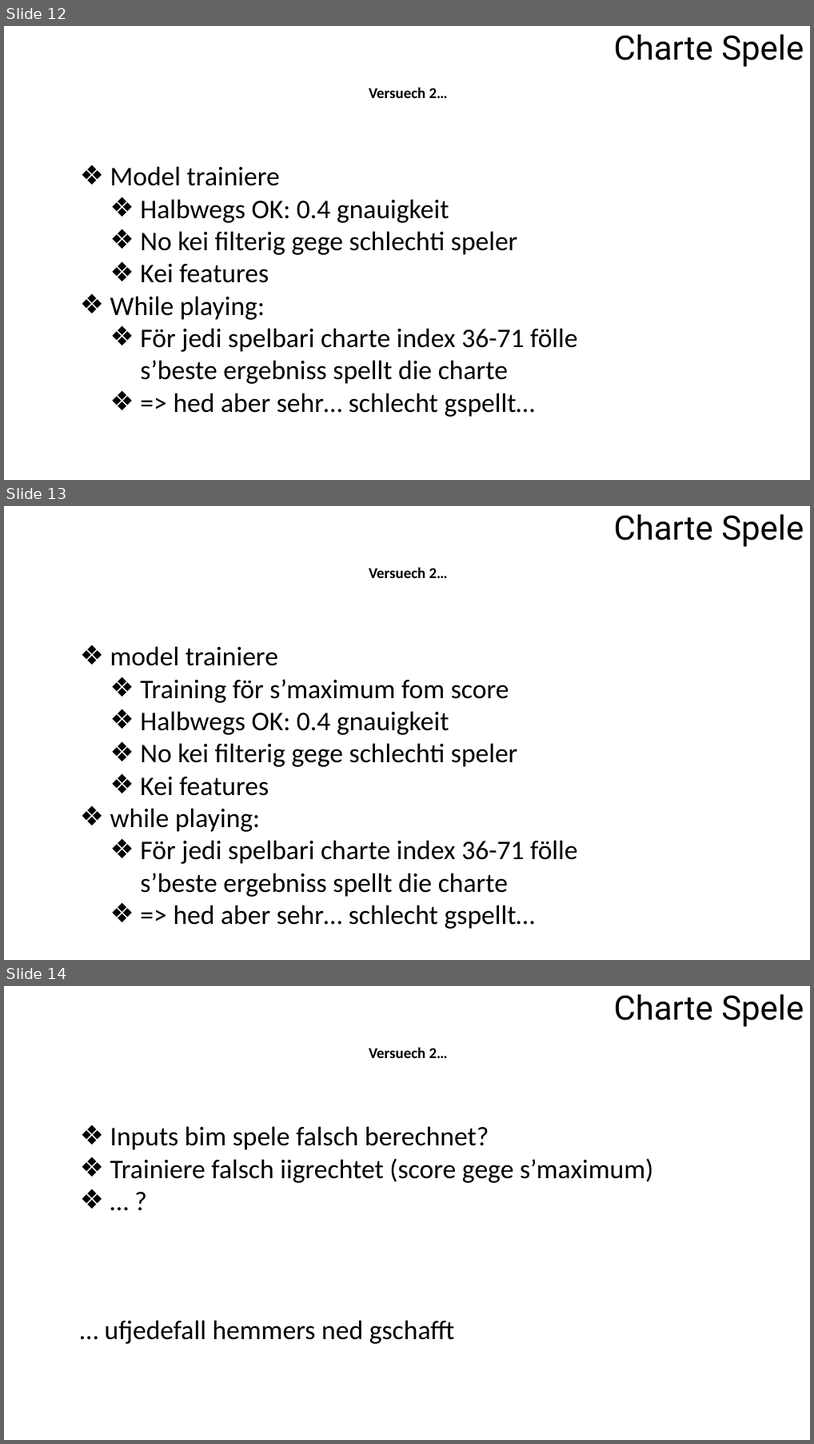
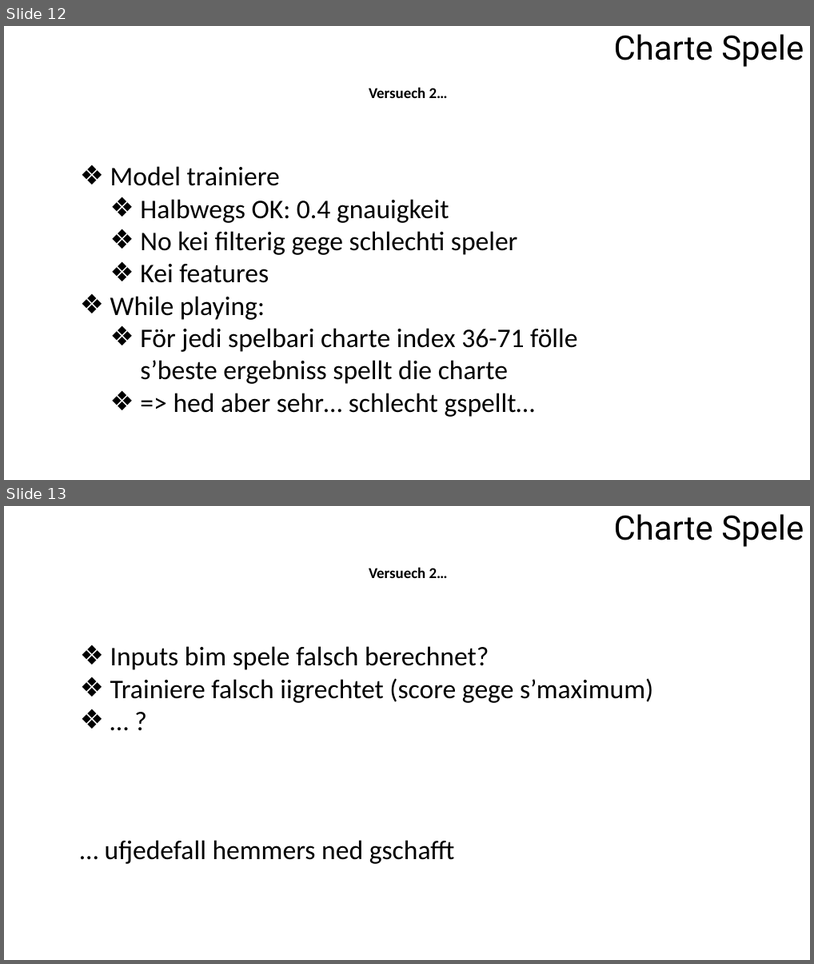
Before and after one commit to mithyB/DL4G-HS23, a slide deck: documentation/DL4G.pptx. Shown one above the other, each under a label of ours: slides 12, 13 and 14 before the commit, slides 12 and 13 after it. The pictures are 814x1444 and 814x964 pixels, drawn with LibreOffice and Linux fonts; fonts in the diff are those of the drawing. Boxes give left, top, right and bottom in pixels: in the first picture for what was removed or moved away, otherwise in the second. Text is boxed around its words. In the diff, an @@ line names an element or a change of style, - is before the commit and + after.

```diff
--- a/documentation/DL4G.pptx
+++ b/documentation/DL4G.pptx
@@ slide 13 removed at <box>4,506,810,960</box>, background #FFFFFF @@
@@ text removed at <box>614,514,804,547</box> @@
-Charte Spele
@@ text removed at <box>369,567,448,578</box> @@
-Versuech 2…
@@ text removed at <box>110,646,578,928</box> @@
-❖ model trainiere
-  ❖ Training för s’maximum fom score
-  ❖ Halbwegs OK: 0.4 gnauigkeit
-  ❖ No kei filterig gege schlechti speler
-  ❖ Kei features
-❖ while playing:
-  ❖ För jedi spelbari charte index 36-71 fölle
-    s’beste ergebniss spellt die charte
-  ❖ => hed aber sehr… schlecht gspellt…
@@ what was slide 14 is now slide 13 @@
```
Also in this commit, not shown: 1 other file.
